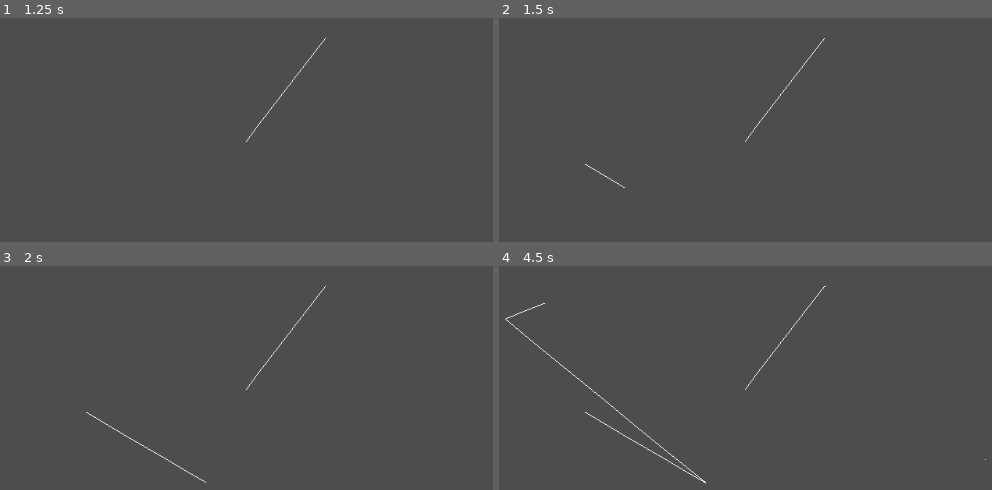
Above: before the commit, frames 1-4 (two rows, left to right).
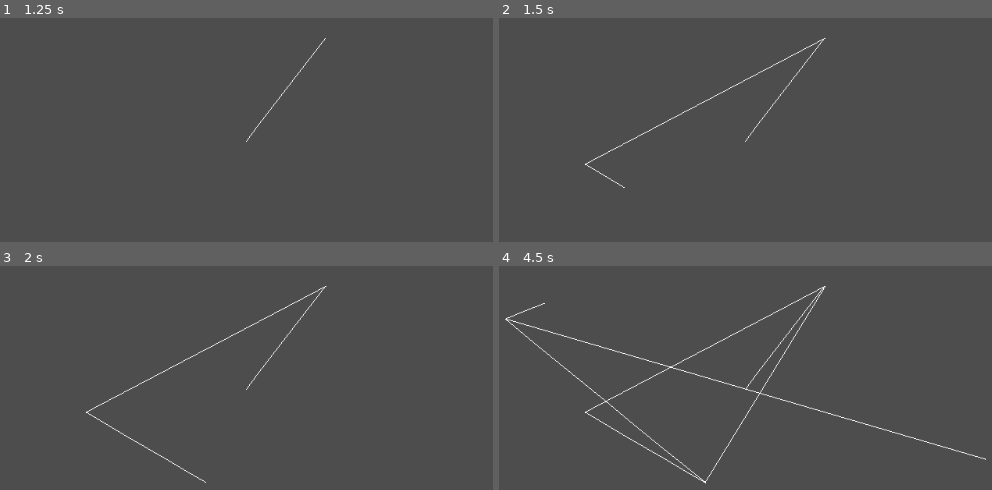
Above: after the commit, the same moments.

Repository: gilzoide/draw-over
Game: Godot game, scene res://main.tscn
Two runs of this game, one before a commit and one after it. Both use one fixed random seed, a clock stepped at 60 frames per second and the inputs below.
Inputs (mouse positions are in pixels of both pictures, inside the frame that each line leads up to):
- Up to frame 1 (1.25 s): tap Enter at 0.5 s; drag from (246, 141) to (325, 38) at 0.52 s
- Up to frame 2 (1.5 s): tap Space at 1.25 s; drag from (582, 163) to (706, 235) at 1.27 s
- Up to frame 3 (2 s): no input
- Up to frame 4 (4.5 s): tap Enter at 2, 3.5 s; move the mouse to (824, 286) at 2.02 s; click (824, 286) at 2.1 s; tap Space at 2.75, 4.25 s; drag from (706, 483) to (503, 319) at 2.77 s; move the mouse to (987, 458) at 3.52 s; click (987, 458) at 3.6 s; drag from (503, 319) to (627, 272) at 4.27 s

Frame 1 is identical in both runs. In frame 2, 0.3% of the frame differs, in the area x 17-67%, y 8-66%; in frame 3, 0.3%; in frame 4, 1.2%, in the area x 1-99%, y 9-97%.

Commit message:
Add toggle_background, clear_drawings and drag_hold actions to InputMap

Diff:
--- a/main.gd
+++ b/main.gd
@@ -8,6 +8,7 @@
 
 
 func _ready() -> void:
+	grab_focus()
 	_on_settings_changed()
 	settings.connect("changed", self, "_on_settings_changed")
 
@@ -18,10 +19,14 @@
 
 
 func _gui_input(event: InputEvent) -> void:
-	if event is InputEventMouseButton and event.button_index == BUTTON_LEFT:
+	if event.is_action_released("toggle_background"):
+		settings.presentation_mode = not settings.presentation_mode
+	elif event.is_action_released("clear_drawings"):
+		_clear_items()
+	elif event.is_action("drag_hold"):
 		if event.is_pressed():
 			_dragging = true
-			_start_item(event.position)
+			_start_item(get_local_mouse_position())
 		else:
 			_dragging = false
 	elif event is InputEventMouseMotion and _dragging:
@@ -55,3 +60,11 @@
 		var item = get_child(child_count - 1)
 		remove_child(item)
 		item.queue_free()
+
+
+func _clear_items() -> void:
+	var children = get_children()
+	children.invert()
+	for child in children:
+		remove_child(child)
+		child.queue_free()
--- a/main.tscn
+++ b/main.tscn
@@ -5,6 +5,7 @@
 [node name="Main" type="Control"]
 anchor_right = 1.0
 anchor_bottom = 1.0
+focus_mode = 2
 script = ExtResource( 1 )
 __meta__ = {
 "_edit_use_anchors_": false
--- a/project.godot
+++ b/project.godot
@@ -22,6 +22,25 @@
 window/per_pixel_transparency/enabled=true
 window/energy_saving/keep_screen_on=false
 
+[input]
+
+toggle_background={
+"deadzone": 0.5,
+"events": [ Object(InputEventKey,"resource_local_to_scene":false,"resource_name":"","device":0,"alt":false,"shift":false,"control":true,"meta":false,"command":true,"pressed":false,"scancode":66,"unicode":0,"echo":false,"script":null)
+ ]
+}
+clear_drawings={
+"deadzone": 0.5,
+"events": [ Object(InputEventKey,"resource_local_to_scene":false,"resource_name":"","device":0,"alt":false,"shift":false,"control":true,"meta":false,"command":true,"pressed":false,"scancode":76,"unicode":0,"echo":false,"script":null)
+ ]
+}
+drag_hold={
+"deadzone": 0.5,
+"events": [ Object(InputEventMouseButton,"resource_local_to_scene":false,"resource_name":"","device":0,"alt":false,"shift":false,"control":false,"meta":false,"command":false,"button_mask":0,"position":Vector2( 0, 0 ),"global_position":Vector2( 0, 0 ),"factor":1.0,"button_index":1,"pressed":false,"doubleclick":false,"script":null)
+, Object(InputEventKey,"resource_local_to_scene":false,"resource_name":"","device":0,"alt":false,"shift":false,"control":false,"meta":false,"command":false,"pressed":false,"scancode":32,"unicode":0,"echo":false,"script":null)
+ ]
+}
+
 [physics]
 
 common/enable_pause_aware_picking=true
